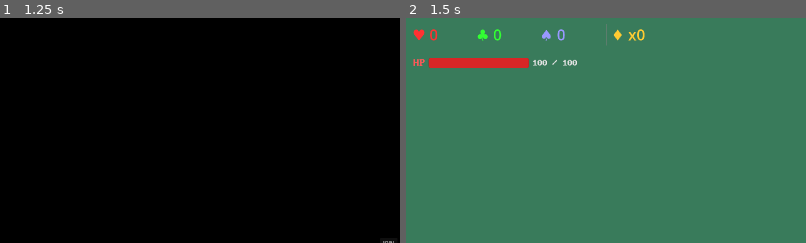
Above: before the commit, frames 1-2 (left to right).
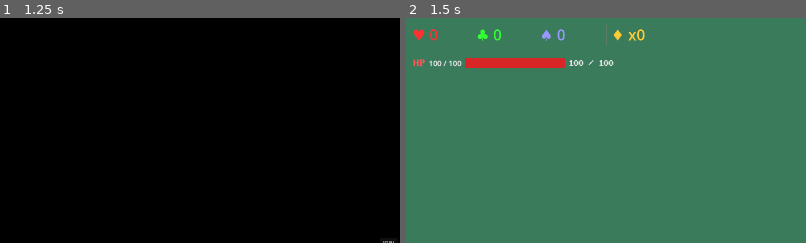
Above: after the commit, the same moments.

Repository: SalC124/rhombatro
Game: Godot game, scene res://scenes/Main2.tscn
Two runs of this game, one before a commit and one after it. Both use one fixed random seed, a clock stepped at 60 frames per second and the inputs below.
Inputs (mouse positions are % of the whole screen's width and height, from its top left):
- Up to frame 1 (1.25 s): tap Enter at 0.5 s; move the mouse to (72, 45) at 0.52 s; click (72, 45) at 0.67 s
- Up to frame 2 (1.5 s): click "HOST" at 1.25 s
The pictures show only the part of the screen within x 0-50%, y 0-50%; the shares and areas given below are measured in that part.

Frame 1 is identical in both runs. In frame 2, 1.0% of the frame differs, in the area x 1-52%, y 17-23%.

Commit message:
please speed i need this

Diff:
--- a/scripts/game_loop.gd
+++ b/scripts/game_loop.gd
@@ -115,6 +115,8 @@
 	round_ready_received.clear()
 	for field in scoring_refs.values():
 		field.discard_from_played_hand(field.player_cards_in_play.duplicate())
+		if field.is_local_player:
+			field.rpc("rpc_discard_from_played_hand")
 
 	while round_ready_received.size() < 2:
 		await get_tree().process_frame # wait for end of redraws
--- a/scripts/hp_bar.gd
+++ b/scripts/hp_bar.gd
@@ -5,6 +5,7 @@
 var bar
 var label
 var tween
+var hp_value_label: Label
 
 func _ready() -> void:
 	layer = 10  # render on top of everything
@@ -30,6 +31,12 @@
 	bar.value = CARD_STATES.STARTING_HP
 	bar.custom_minimum_size = Vector2(320, 32)
 	bar.show_percentage = false
+
+	hp_value_label = Label.new()
+	hp_value_label.text = str(CARD_STATES.STARTING_HP) + " / " + str(CARD_STATES.STARTING_HP)
+	hp_value_label.add_theme_font_size_override("font_size", 24)
+	hp_value_label.add_theme_color_override("font_color", Color(0.9, 0.9, 0.9))
+	container.add_child(hp_value_label)
 
 	# Style: filled portion
 	var fill_style = StyleBoxFlat.new()
@@ -92,5 +99,5 @@
 
 	tween.tween_property(bar, "value", float(new_hp), 0.45)
 	tween.parallel().tween_method(func(v: float):
-		get_node("HBoxContainer/HPValueLabel").text = str(roundi(v)) + " / " + str(CARD_STATES.STARTING_HP)
+		hp_value_label.text = str(roundi(v)) + " / " + str(CARD_STATES.STARTING_HP)
 	, float(old_val), float(new_hp), 0.45)
--- a/scripts/multiplayer.gd
+++ b/scripts/multiplayer.gd
@@ -1,7 +1,7 @@
 extends Node2D
 
 const PORT = 9967
-const SERVER_ADDRESS = "localhost"
+const SERVER_ADDRESS = "10.179.228.47"
 
 var peer = ENetMultiplayerPeer.new()
 @export var player_field_scene : PackedScene
--- a/scripts/scoring.gd
+++ b/scripts/scoring.gd
@@ -84,6 +84,12 @@
 		emit_signal("round_ready", owner_peer_id)
 	)
 
+@rpc("any_peer")
+func rpc_discard_from_played_hand() -> void:
+	if is_local_player:
+		return
+	discard_from_played_hand(opponent_cards_in_play.duplicate())
+
 
 @rpc("any_peer")
 func receive_selection(index: int, selected: bool) -> void:
